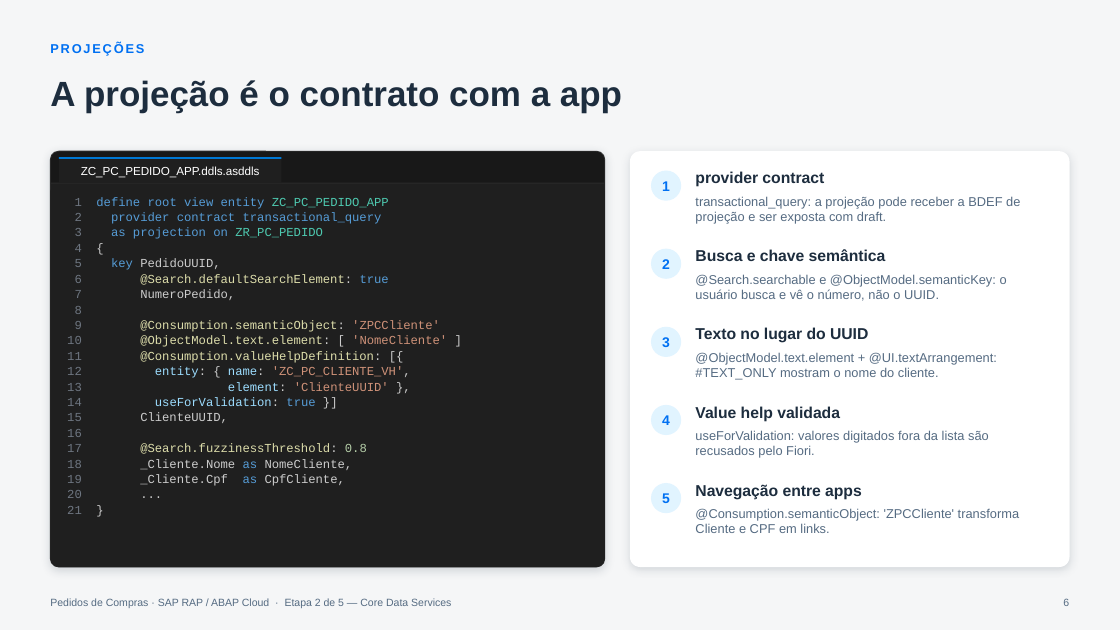
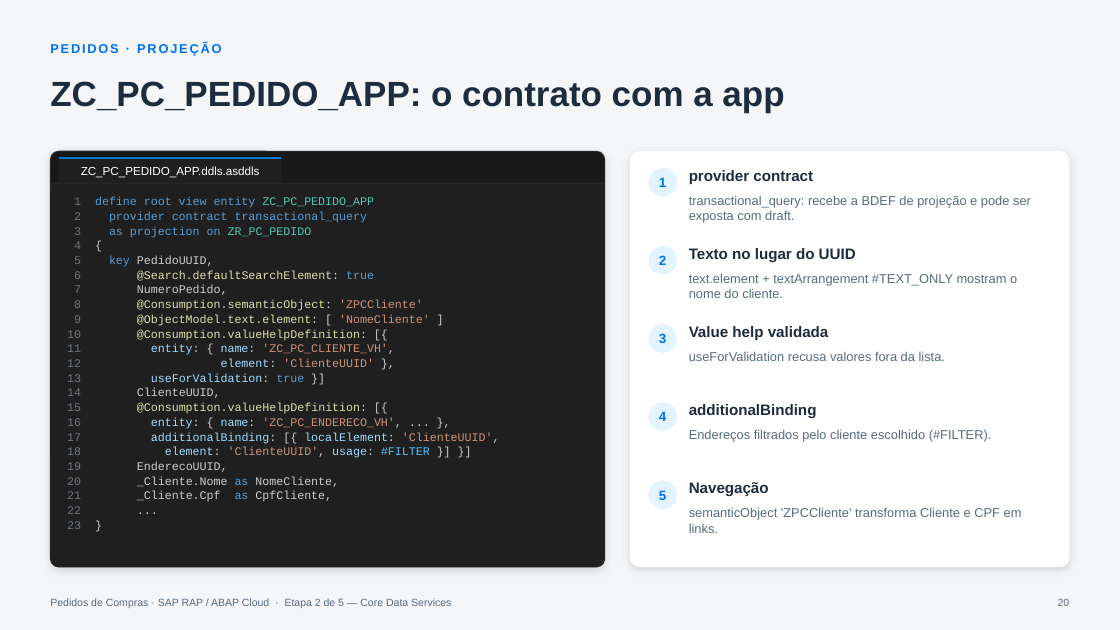
Before and after one commit to AdrianoBispo/sap-abap-rap-pedidos-de-compras-app, a slide deck: slide 20 of docs/apresentacoes/02-core-data-services.pptx (slide 6 before the commit). Drawn at 1120x630 pixels with LibreOffice and Linux fonts; fonts in the diff are those of the drawing. Boxes give left, top, right and bottom in pixels: in the first picture for what was removed or moved away, otherwise in the second. Text is boxed around its words. In the diff, an @@ line names an element or a change of style, - is before the commit and + after.

```diff
--- a/docs/apresentacoes/02-core-data-services.pptx
+++ b/docs/apresentacoes/02-core-data-services.pptx
@@ text at [50,42,221,55]: text changed @@
-PROJEÇÕES
+PEDIDOS · PROJEÇÃO
@@ title at [50,81,784,113]: text changed @@
-A projeção é o contrato com a app
+ZC_PC_PEDIDO_APP: o contrato com a app
@@ text at [74,197,374,295]: size 10.5 to 10 pt in "1 define root view entity ZC_PC_PEDIDO_APP", "2 provider contract transactional_query", "3 as projection on ZR_PC_PEDIDO", "4 {" and 3 more places @@
@@ text at [689,195,1031,223]: text changed @@
-transactional_query: a projeção pode receber a BDEF de projeção e ser exposta com draft.
+transactional_query: recebe a BDEF de projeção e pode ser exposta com draft.
@@ text "Texto no lugar do UUID": place and size @@
-text "Texto no lugar do UUID" at [695,327,868,343]
+text "Texto no lugar do UUID" at [689,248,856,262]
@@ text removed at [695,249,886,261] @@
-Busca e chave semântica
@@ text at [689,273,1017,298]: text changed @@
-@Search.searchable e @ObjectModel.semanticKey: o usuário busca e vê o número, não o UUID.
+text.element + textArrangement #TEXT_ONLY mostram o nome do cliente.
@@ text at [137,300,500,502]: text changed; size 10.5 to 10 pt; text colour #DCDCAA to #CCCCCC @@
-8
-9 @Consumption.semanticObject: 'ZPCCliente'
-10 @ObjectModel.text.element: [ 'NomeCliente' ]
-11 @Consumption.valueHelpDefinition: [{
-12 entity: { name: 'ZC_PC_CLIENTE_VH',
-13 element: 'ClienteUUID' },
-14 useForValidation: true }]
-15 ClienteUUID,
-16
-17 @Search.fuzzinessThreshold: 0.8
-18 _Cliente.Nome as NomeCliente,
-19 _Cliente.Cpf as CpfCliente,
-20 ...
-21 }
+8 @Consumption.semanticObject: 'ZPCCliente'
+9 @ObjectModel.text.element: [ 'NomeCliente' ]
+10 @Consumption.valueHelpDefinition: [{
+11 entity: { name: 'ZC_PC_CLIENTE_VH',
+12 element: 'ClienteUUID' },
+13 useForValidation: true }]
+14 ClienteUUID,
+15 @Consumption.valueHelpDefinition: [{
+16 entity: { name: 'ZC_PC_ENDERECO_VH', ... },
+17 additionalBinding: [{ localElement: 'ClienteUUID',
+18 element: 'ClienteUUID', usage: #FILTER }] }]
+19 EnderecoUUID,
+20 _Cliente.Nome as NomeCliente,
+21 _Cliente.Cpf as CpfCliente,
+22 ...
+23 }
@@ size 13.5 to 13 pt in 3 elements at [689,170,813,184], [689,248,856,262], [689,326,829,340] @@
@@ text "Value help validada": place and size @@
-text "Value help validada" at [695,406,840,422]
+text "Value help validada" at [689,326,829,340]
@@ text at [689,351,945,361]: text changed @@
-@ObjectModel.text.element + @UI.textArrangement: #TEXT_ONLY mostram o nome do cliente.
+useForValidation recusa valores fora da lista.
@@ 4 ellipses: place and size @@
-4 ellipses at [651,171,681,435]
+4 ellipses at [649,168,677,431]
@@ text added at [689,404,817,418], 13 pt, text #1D2D3E, bold @@
+additionalBinding
@@ text at [689,429,992,442]: text changed @@
-useForValidation: valores digitados fora da lista são recusados pelo Fiori.
+Endereços filtrados pelo cliente escolhido (#FILTER).
@@ size 12 to 11.5 pt in 5 elements at [649,168,677,197], [649,246,677,275], [649,324,677,353], [649,402,677,431], [649,481,677,509] @@
@@ ellipse "5": place and size @@
-ellipse "5" at [651,483,681,513]
+ellipse "5" at [649,481,677,509]
@@ text at [689,507,1022,533]: text changed @@
-@Consumption.semanticObject: 'ZPCCliente' transforma Cliente e CPF em links.
+semanticObject 'ZPCCliente' transforma Cliente e CPF em links.
@@ text at [689,482,769,496]: text changed; size 13.5 to 13 pt @@
-Navegação entre apps
+Navegação
@@ page number at [1058,598,1070,606]: text changed @@
-6
+20
```
Also in this commit, not shown: 8 other slides changed, 21 slides added, 1 slide removed, 1 other file.
